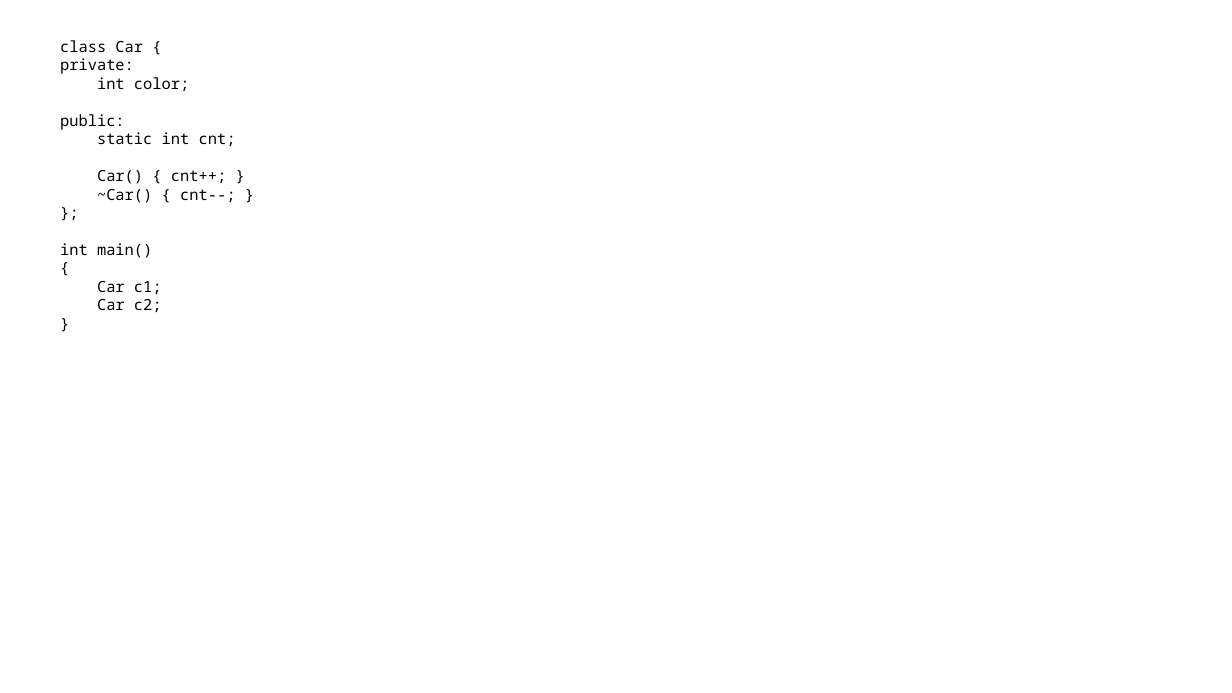
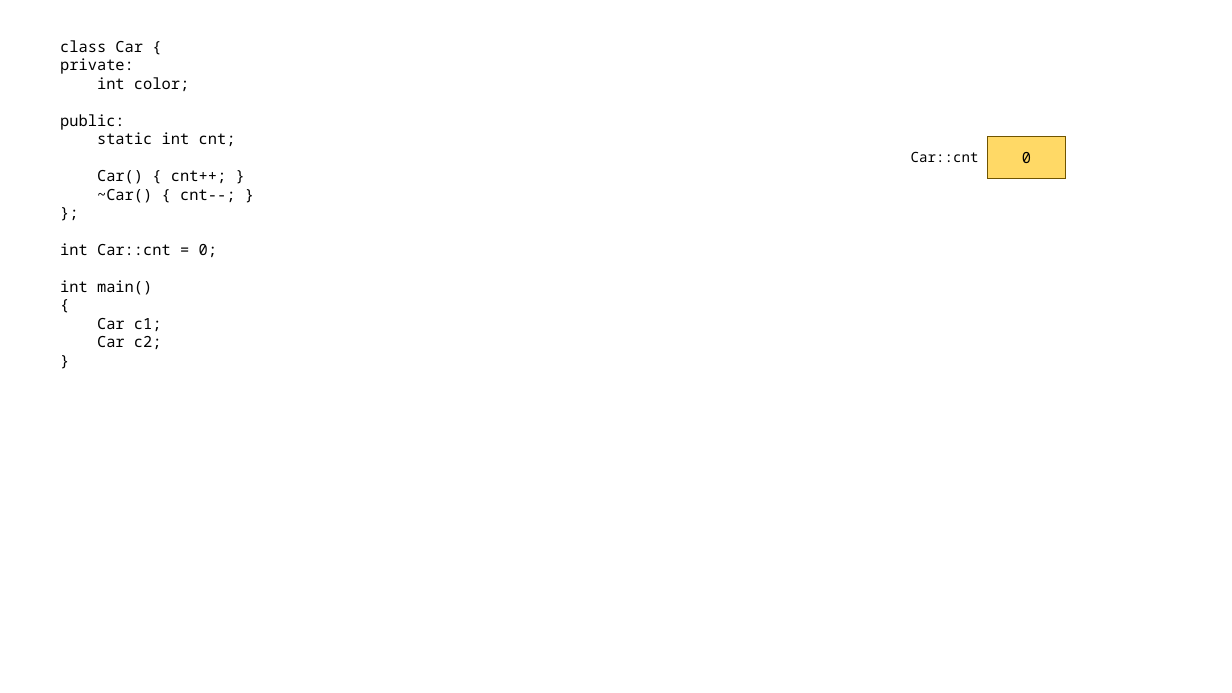
Before and after one commit to loopinf/hyundai_230612, a slide deck: slide 25 of 230612.pptx (slide 24 before the commit). Drawn at 1232x693 pixels with LibreOffice and Linux fonts; fonts in the diff are those of the drawing. Boxes give left, top, right and bottom in pixels: in the first picture for what was removed or moved away, otherwise in the second. Text is boxed around its words. In the diff, an @@ line names an element or a change of style, - is before the commit and + after.

```diff
--- a/230612.pptx
+++ b/230612.pptx
@@ rectangle added at (988,137,1066,179), fill #FFD966, outline #705400 1 pt, 12 pt, text #000000 @@
+0
@@ text added at (911,151,979,162), 11 pt, text #000000 @@
+Car::cnt
@@ text at (60,243,217,257): paragraph added @@
+int Car::cnt = 0;
```
Also in this commit, not shown: 1 other slide changed, 1 slide added, 3 other files.
